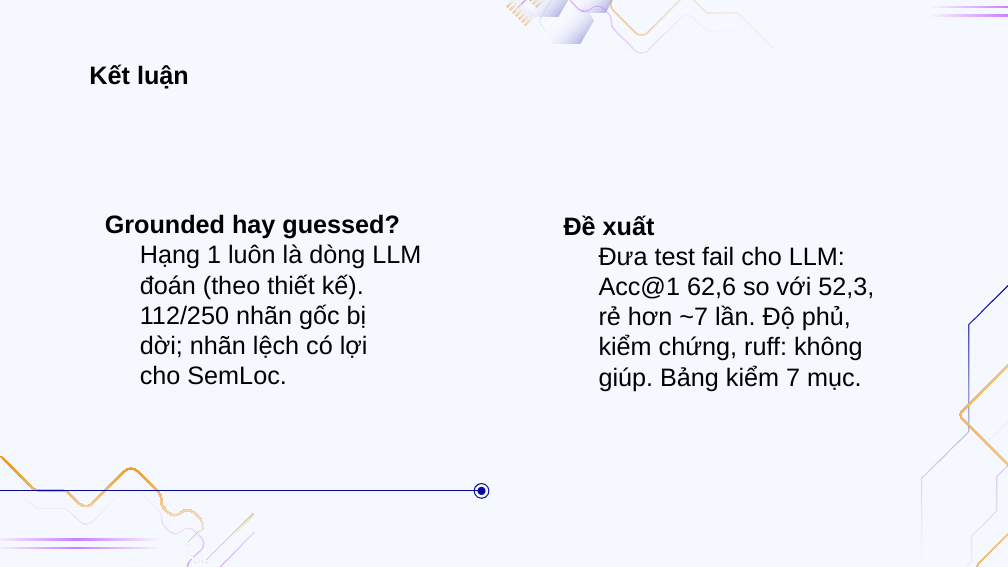
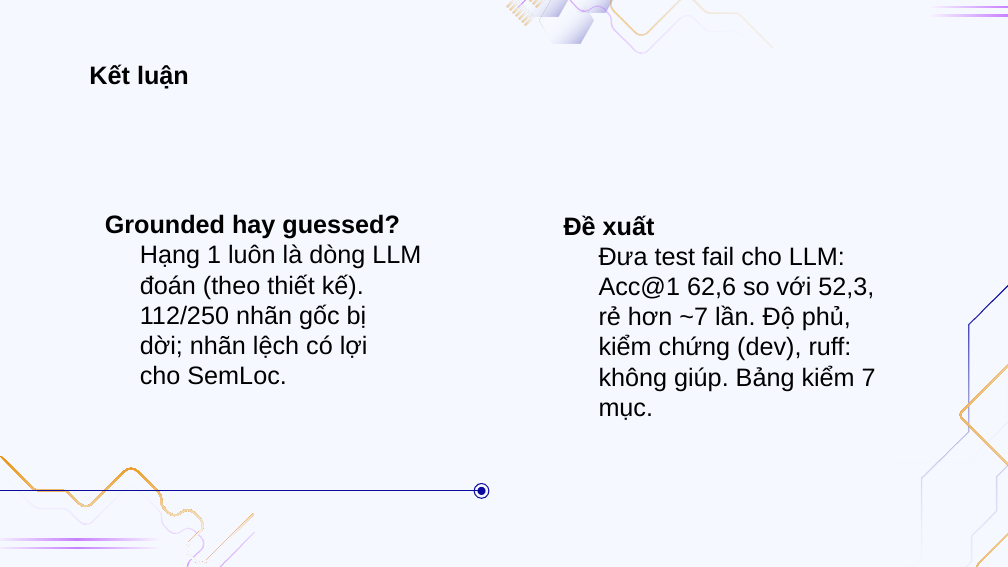
Before and after one commit to doanan293/grounded-or-guessed, a slide deck: slide 26 of docs/presentation/bao-ve.pptx. Drawn at 1008x567 pixels with LibreOffice and Linux fonts; fonts in the diff are those of the drawing; background and template pictures are left out. Boxes give left, top, right and bottom in pixels: in the first picture for what was removed or moved away, otherwise in the second. Text is boxed around its words. In the diff, an @@ line names an element or a change of style, - is before the commit and + after.

```diff
--- a/docs/presentation/bao-ve.pptx
+++ b/docs/presentation/bao-ve.pptx
@@ subtitle at bbox=[564, 215, 876, 391]: text changed @@
-Đề xuất
-Đưa test fail cho LLM:
-Acc@1 62,6 so với 52,3,
-rẻ hơn ~7 lần. Độ phủ,
-kiểm chứng, ruff: không
-giúp. Bảng kiểm 7 mục.
+Đề xuất
+Đưa test fail cho LLM:
+Acc@1 62,6 so với 52,3,
+rẻ hơn ~7 lần. Độ phủ,
+kiểm chứng (dev), ruff:
+không giúp. Bảng kiểm 7 mục.
```
Also in this commit, not shown: 3 other slides changed, 20 other files.
